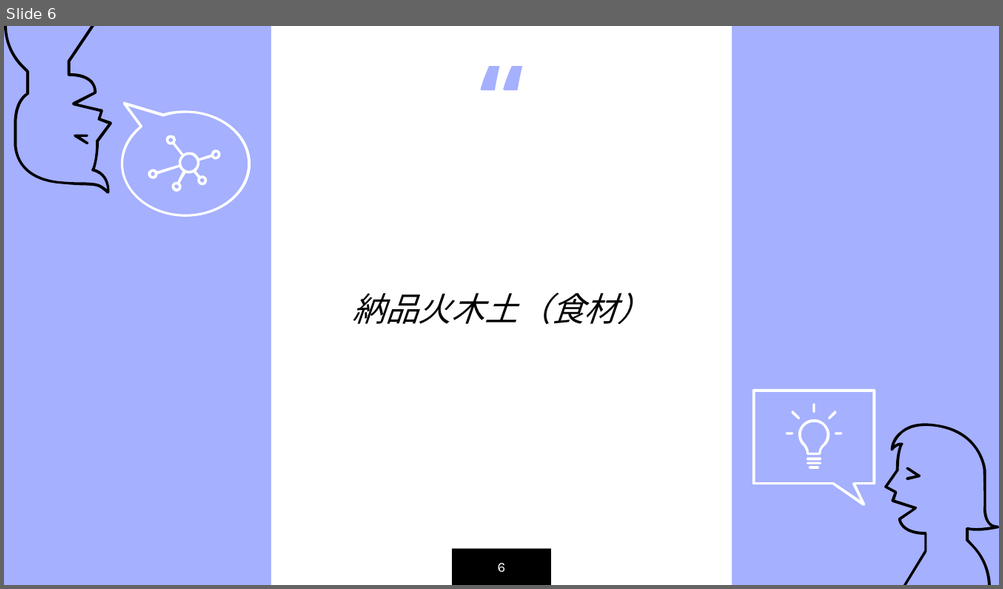
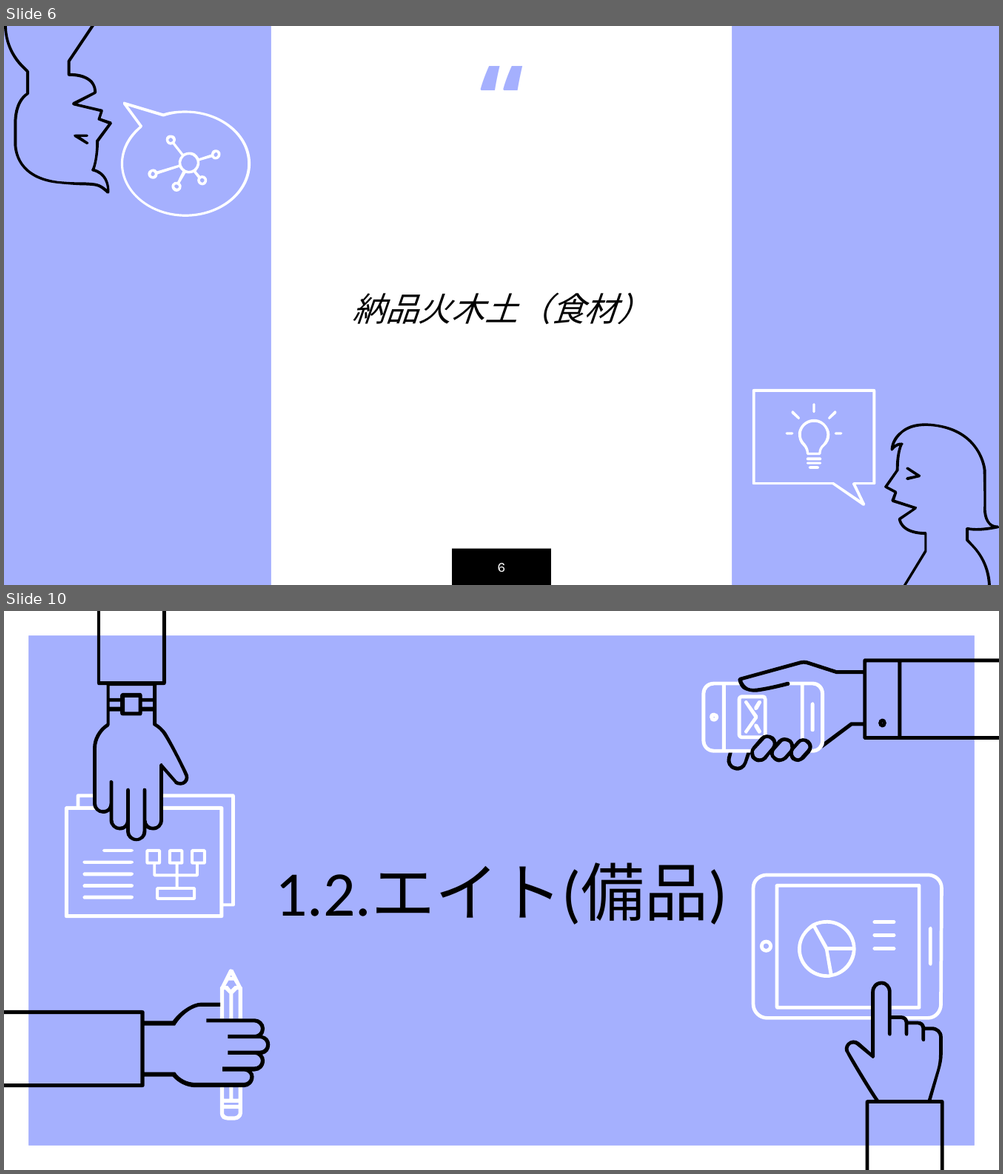
Before and after one commit to trungdung70199/Shifuto, a slide deck: Order.pptx. Shown one above the other, each under a label of ours: slide 6 before the commit, slides 6 and 10 after it; the slides between them are not shown. The pictures are 1003x589 and 1003x1174 pixels, drawn with LibreOffice and Linux fonts; fonts in the diff are those of the drawing. Boxes give left, top, right and bottom in pixels: in the first picture for what was removed or moved away, otherwise in the second. Text is boxed around its words. In the diff, an @@ line names an element or a change of style, - is before the commit and + after.

```diff
--- a/Order.pptx
+++ b/Order.pptx
@@ slide 10 added at [4, 611, 999, 1170], background #A5B0FE @@
@@ frame added at [4, 611, 999, 1170], fill #FFFFFF @@
@@ group added at [65, 611, 235, 918]: 8 freeform shapes @@
@@ group added at [701, 659, 999, 772]: 11 freeform shapes @@
@@ title added at [275, 863, 727, 925], 46 pt, text #000000 @@
+1.2.エイト(備品)
@@ freeform shape added at [220, 969, 242, 1019], fill #FFFFFF @@
@@ group added at [751, 874, 944, 1170]: 9 freeform shapes @@
@@ freeform shape added at [4, 1003, 270, 1088], fill #000000 @@
@@ freeform shape added at [220, 1088, 242, 1121], fill #FFFFFF @@
```
Also in this commit, not shown: 13 slides changed, 11 other slides added.
